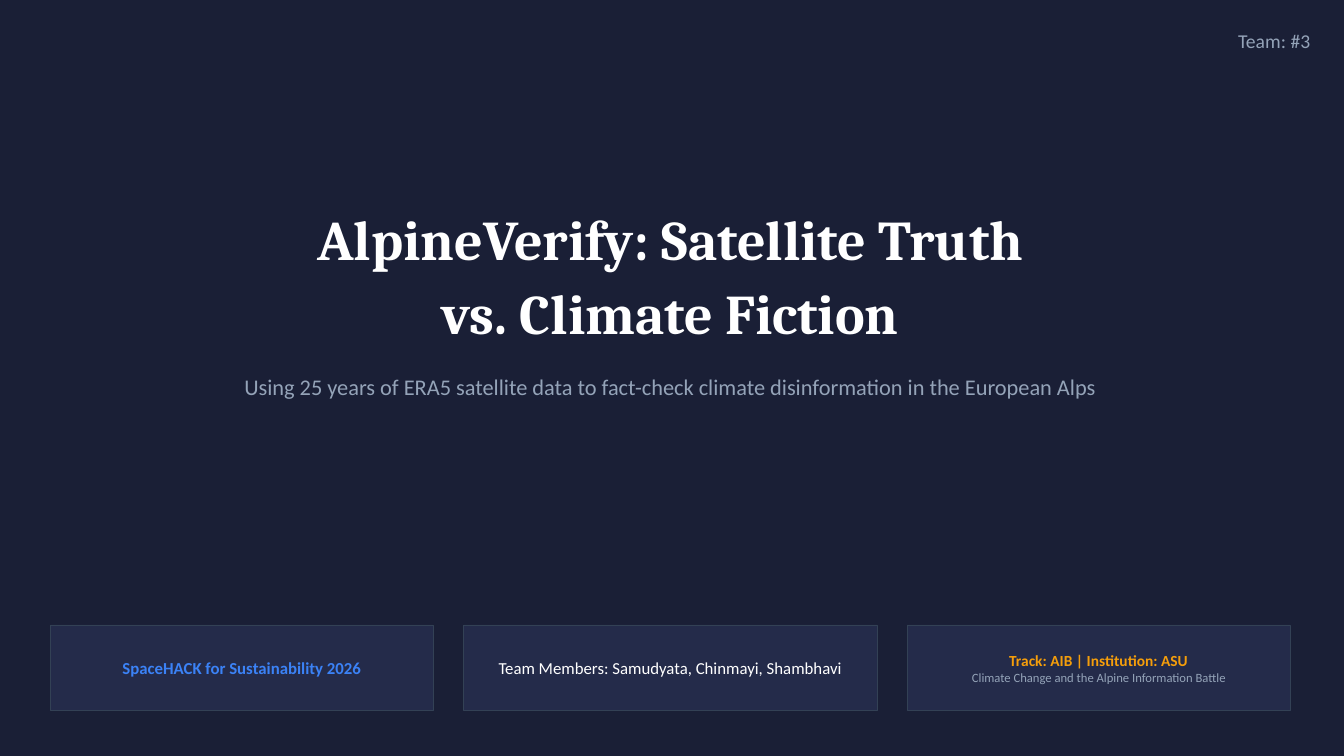
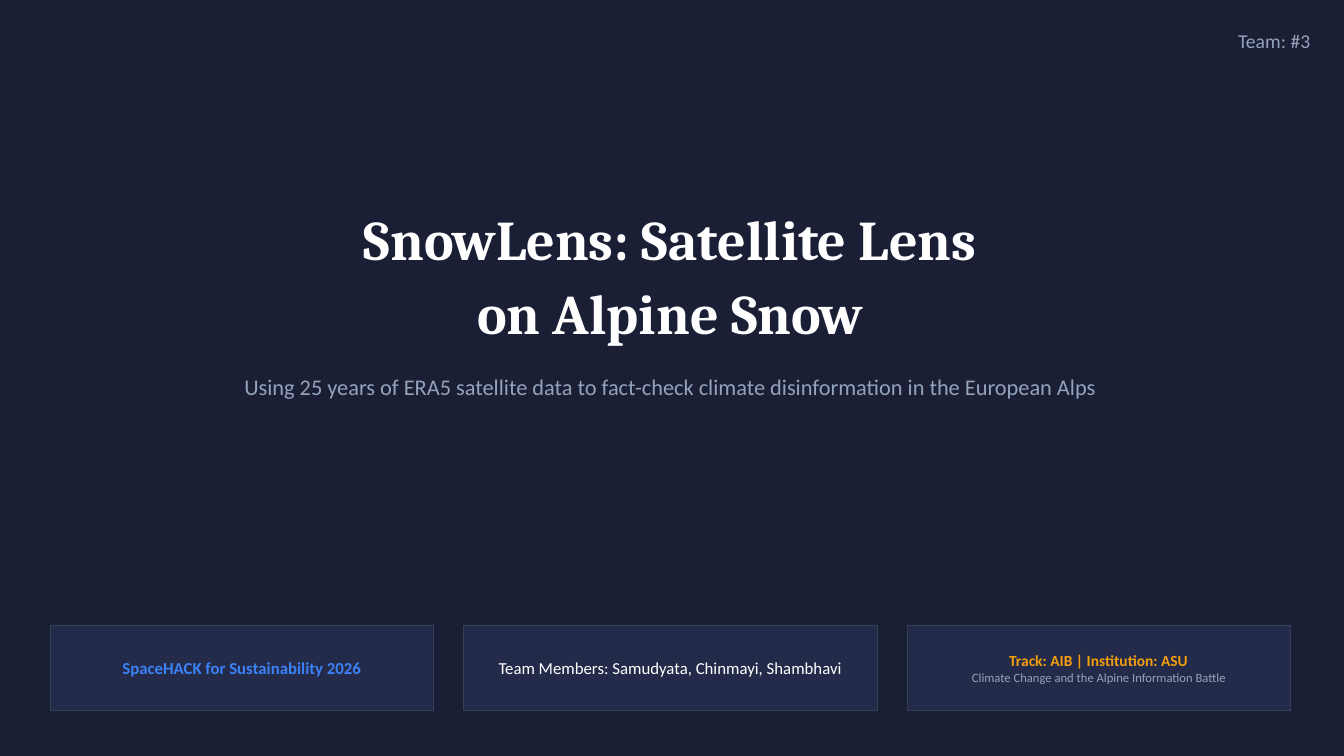
Before and after one commit to Samudyata/alpine_verify, a slide deck: slide 1 of AIB_03_00_SLIDES_ASU.pptx. Drawn at 1344x756 pixels with LibreOffice and Linux fonts; fonts in the diff are those of the drawing. Boxes give left, top, right and bottom in pixels: in the first picture for what was removed or moved away, otherwise in the second. Text is boxed around its words. In the diff, an @@ line names an element or a change of style, - is before the commit and + after.

Commit message:
rename: AlpineVerify → SnowLens

```diff
--- a/AIB_03_00_SLIDES_ASU.pptx
+++ b/AIB_03_00_SLIDES_ASU.pptx
@@ text at bbox=[364, 221, 977, 346]: text changed @@
-AlpineVerify: Satellite Truth
-vs. Climate Fiction
+SnowLens: Satellite Lens
+on Alpine Snow
```
Also in this commit, not shown: 4 other slides changed, 9 other files.
